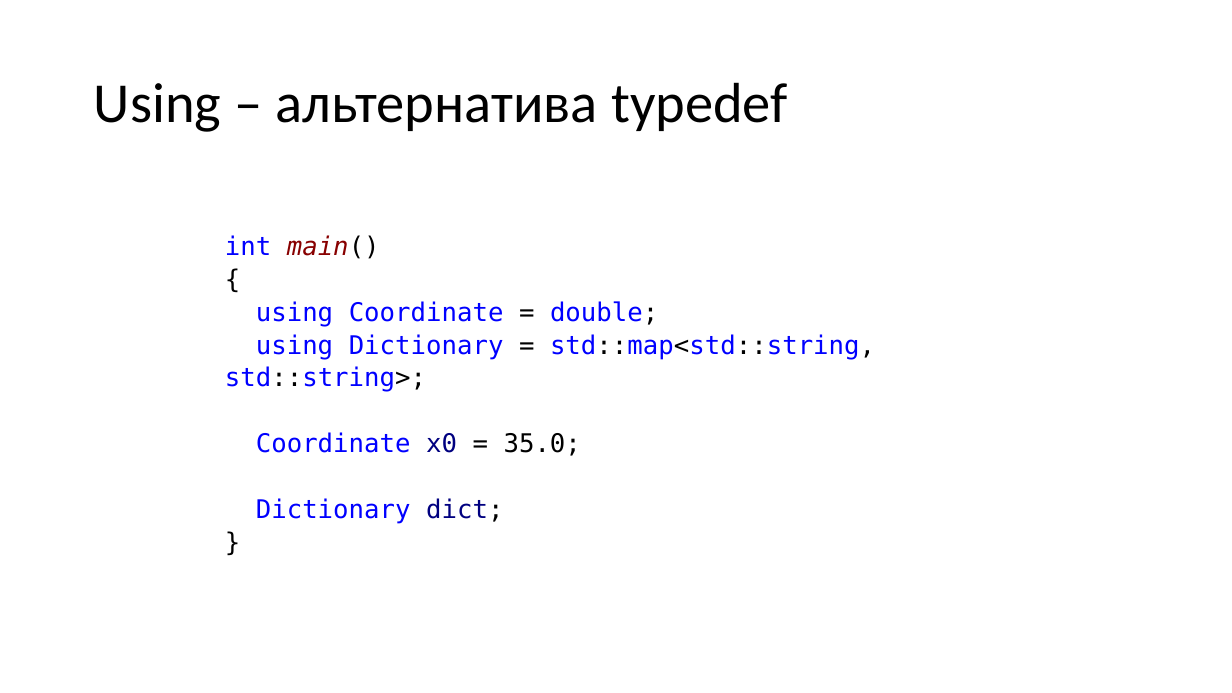
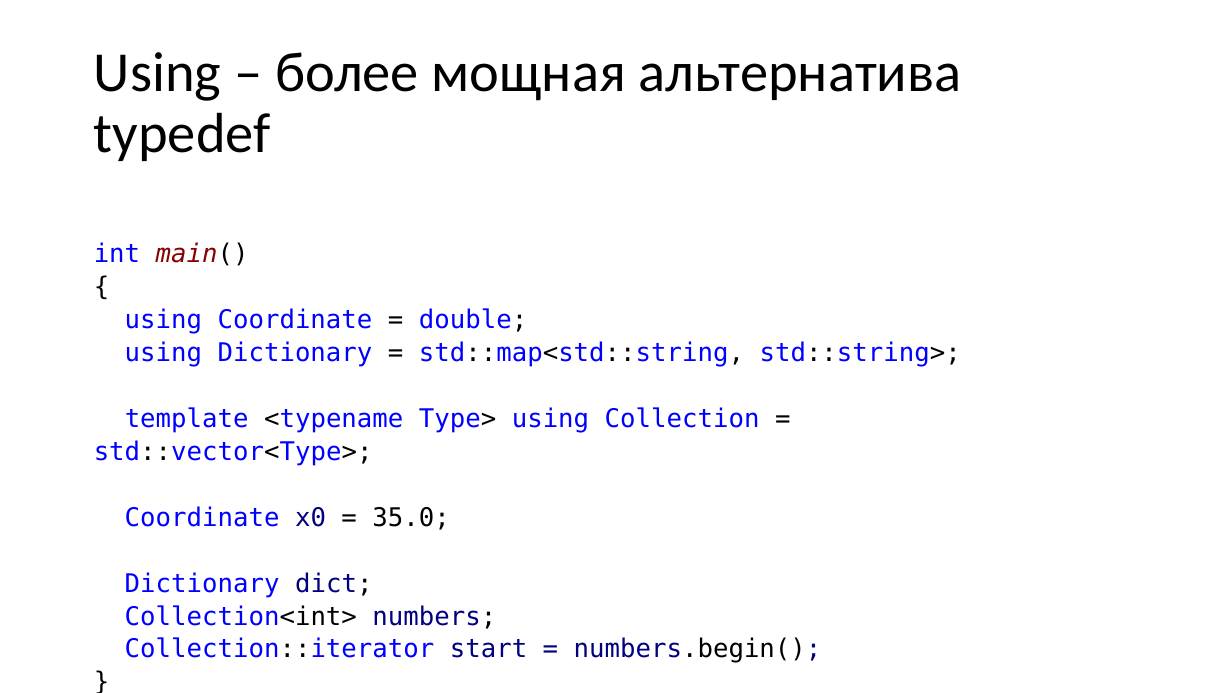
Before and after one commit to alexey-malov/oop, a slide deck: slide 26 of lectures/01/Синтаксис C++.pptx. Drawn at 1232x693 pixels with LibreOffice and Linux fonts; fonts in the diff are those of the drawing. Boxes give left, top, right and bottom in pixels: in the first picture for what was removed or moved away, otherwise in the second. Text is boxed around its words. In the diff, an @@ line names an element or a change of style, - is before the commit and + after.

Commit message:
Дополнил информацию про using

```diff
--- a/lectures/01/Синтаксис C++.pptx
+++ b/lectures/01/Синтаксис C++.pptx
@@ title at (94, 52, 962, 161): text changed @@
-Using – альтернатива typedef
+Using – более мощная альтернатива typedef
@@ text "int main()": place and size @@
-text "int main()" at (225, 235, 875, 524)
+text "int main()" at (94, 242, 961, 663)
@@ text at (94, 407, 760, 465): paragraph added @@
+template <typename Type> using Collection = std::vector<Type>;
@@ text at (125, 605, 822, 663): paragraphs added @@
+Collection<int> numbers;
+Collection::iterator start = numbers.begin();
```
Also in this commit, not shown: 2 other slides changed.
